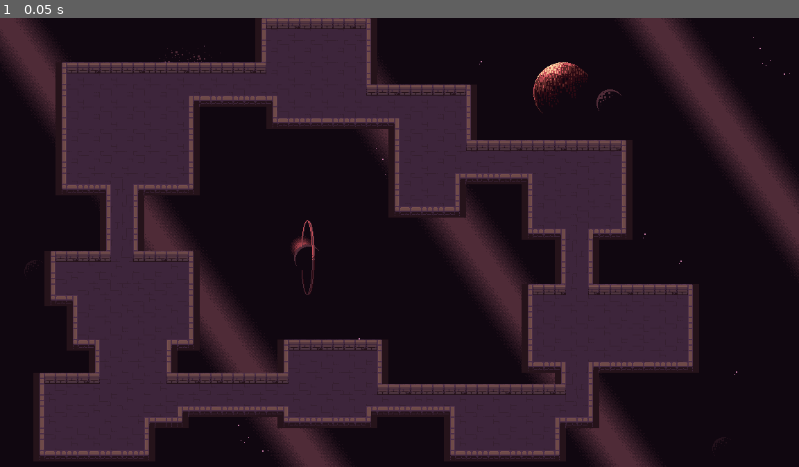
Above: before the commit, frame 1.
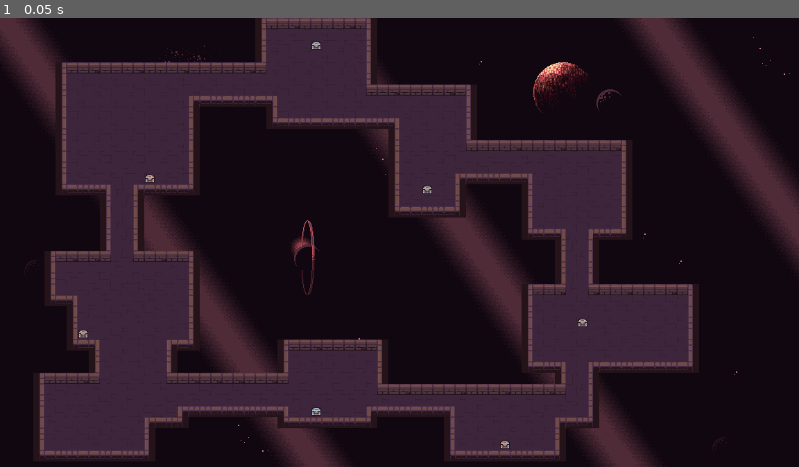
Above: after the commit, the same moment.

Repository: ybchape/AlienGame_Git
Game: Godot game, scene res://escena_principal.tscn
Same seed, same stepped clock (60 frames per second), same inputs: the game is played once before the commit and once after it. The project has no main scene, so this scene is started directly.
Inputs:
- Up to frame 1 (0.05 s): no input

The runs differ from the first frame. In frame 1, 0.1% of the frame differs, in the area x 9-74%, y 5-96%.

Commit message:
Implementación de assets como representación de eventos en el mapa
Agregué pequeños cofres como representación de los eventos en el mapa, estos ya tienen sus colisiones.

Diff:
--- a/escena_principal.tscn
+++ b/escena_principal.tscn
@@ -574,6 +574,115 @@
 physics_layer_0/collision_layer = 1
 sources/0 = SubResource("TileSetAtlasSource_wfy2d")
 
+[sub_resource type="TileSetAtlasSource" id="TileSetAtlasSource_afc6g"]
+texture = ExtResource("6_1xgag")
+0:0/0 = 0
+1:0/0 = 0
+2:0/0 = 0
+3:0/0 = 0
+4:0/0 = 0
+5:0/0 = 0
+6:0/0 = 0
+7:0/0 = 0
+8:0/0 = 0
+9:0/0 = 0
+0:1/0 = 0
+1:1/0 = 0
+2:1/0 = 0
+3:1/0 = 0
+4:1/0 = 0
+5:1/0 = 0
+6:1/0 = 0
+7:1/0 = 0
+8:1/0 = 0
+9:1/0 = 0
+0:2/0 = 0
+1:2/0 = 0
+2:2/0 = 0
+3:2/0 = 0
+4:2/0 = 0
+5:2/0 = 0
+6:2/0 = 0
+7:2/0 = 0
+8:2/0 = 0
+9:2/0 = 0
+0:3/0 = 0
+1:3/0 = 0
+2:3/0 = 0
+3:3/0 = 0
+4:3/0 = 0
+5:3/0 = 0
+6:3/0 = 0
+7:3/0 = 0
+8:3/0 = 0
+9:3/0 = 0
+0:4/0 = 0
+1:4/0 = 0
+2:4/0 = 0
+3:4/0 = 0
+4:4/0 = 0
+5:4/0 = 0
+6:4/0 = 0
+7:4/0 = 0
+8:4/0 = 0
+9:4/0 = 0
+0:5/0 = 0
+1:5/0 = 0
+2:5/0 = 0
+3:5/0 = 0
+4:5/0 = 0
+5:5/0 = 0
+6:5/0 = 0
+7:5/0 = 0
+8:5/0 = 0
+9:5/0 = 0
+0:6/0 = 0
+1:6/0 = 0
+2:6/0 = 0
+3:6/0 = 0
+4:6/0 = 0
+5:6/0 = 0
+6:6/0 = 0
+7:6/0 = 0
+8:6/0 = 0
+9:6/0 = 0
+0:7/0 = 0
+1:7/0 = 0
+2:7/0 = 0
+3:7/0 = 0
+4:7/0 = 0
+5:7/0 = 0
+6:7/0 = 0
+7:7/0 = 0
+8:7/0 = 0
+9:7/0 = 0
+0:8/0 = 0
+1:8/0 = 0
+2:8/0 = 0
+3:8/0 = 0
+4:8/0 = 0
+5:8/0 = 0
+6:8/0 = 0
+7:8/0 = 0
+8:8/0 = 0
+9:8/0 = 0
+0:9/0 = 0
+1:9/0 = 0
+2:9/0 = 0
+3:9/0 = 0
+4:9/0 = 0
+5:9/0 = 0
+6:9/0 = 0
+7:9/0 = 0
+8:9/0 = 0
+9:9/0 = 0
+
+[sub_resource type="TileSet" id="TileSet_iupgd"]
+sources/0 = SubResource("TileSetAtlasSource_afc6g")
+
+[sub_resource type="RectangleShape2D" id="RectangleShape2D_lhnnm"]
+size = Vector2(13, 11.5)
+
 [node name="Escena Principal" type="Node2D" unique_id=1789830397]
 
 [node name="Fondo" type="TileMapLayer" parent="." unique_id=1154688059]
@@ -587,3 +696,56 @@
 [node name="Mapa" type="TileMapLayer" parent="." unique_id=782306058]
 tile_map_data = PackedByteArray("AAADACUAAAAAAAIAAAADACYAAAAAAAMAAAAEACUAAAAIAAAAAAAEACYAAAAIAAEAAAAFACUAAAAJAAAAAAAFAC …(17632 unchanged characters)…
 tile_set = SubResource("TileSet_6txvi")
+
+[node name="Objetos" type="TileMapLayer" parent="." unique_id=1698543035]
+tile_map_data = PackedByteArray("AAAHABwAAAAEAAgAAAANAA4AAAAEAAgAAAAcAAIAAAAEAAgAAAAmAA8AAAAEAAgAAAA0ABsAAAAEAAgAAAAtACYAAAAEAAgAAAAcACMAAAAEAAgAAAA=")
+tile_set = SubResource("TileSet_iupgd")
+
+[node name="Evento1" type="StaticBody2D" parent="." unique_id=1157701070]
+position = Vector2(123, 458)
+
+[node name="CollisionShape2D" type="CollisionShape2D" parent="Evento1" unique_id=274806048]
+position = Vector2(-3, -1.75)
+shape = SubResource("RectangleShape2D_lhnnm")
+
+[node name="Evento2" type="StaticBody2D" parent="." unique_id=576688655]
+position = Vector2(219, 234)
+
+[node name="CollisionShape2D" type="CollisionShape2D" parent="Evento2" unique_id=1709186820]
+position = Vector2(-3, -1.75)
+shape = SubResource("RectangleShape2D_lhnnm")
+
+[node name="Evento3" type="StaticBody2D" parent="." unique_id=94959019]
+position = Vector2(459, 42)
+
+[node name="CollisionShape2D" type="CollisionShape2D" parent="Evento3" unique_id=902353178]
+position = Vector2(-3, -1.75)
+shape = SubResource("RectangleShape2D_lhnnm")
+
+[node name="Evento4" type="StaticBody2D" parent="." unique_id=2112367364]
+position = Vector2(619, 249)
+
+[node name="CollisionShape2D" type="CollisionShape2D" parent="Evento4" unique_id=201001783]
+position = Vector2(-3, -1.75)
+shape = SubResource("RectangleShape2D_lhnnm")
+
+[node name="Evento5" type="StaticBody2D" parent="." unique_id=809168263]
+position = Vector2(843, 441)
+
+[node name="CollisionShape2D" type="CollisionShape2D" parent="Evento5" unique_id=2101901791]
+position = Vector2(-3, -1.75)
+shape = SubResource("RectangleShape2D_lhnnm")
+
+[node name="Evento6" type="StaticBody2D" parent="." unique_id=547338689]
+position = Vector2(731, 617)
+
+[node name="CollisionShape2D" type="CollisionShape2D" parent="Evento6" unique_id=307335792]
+position = Vector2(-3, -1.75)
+shape = SubResource("RectangleShape2D_lhnnm")
+
+[node name="Evento7" type="StaticBody2D" parent="." unique_id=1199598649]
+position = Vector2(459, 570)
+
+[node name="CollisionShape2D" type="CollisionShape2D" parent="Evento7" unique_id=825975988]
+position = Vector2(-3, -1.75)
+shape = SubResource("RectangleShape2D_lhnnm")
